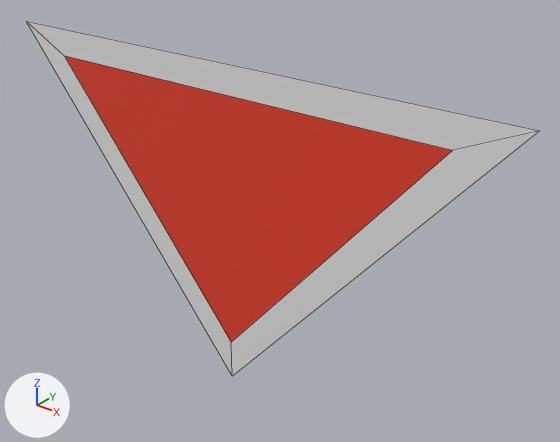
Two versions of the FBX model Assets/Models/triangle.fbx, one commit apart.
The view is the same before and after, from a 50 mm camera at (0.801, -0.86, 0.581) aimed at (0.063, 0.063, 0.009). Lighting does not change. The marker at lower left points along +X, +Y and +Z. Mesh edges are drawn as thin lines. Where no turn or scale is listed for an object, it has been applied to the vertices.

Names of what the first picture shows: 'Triangle'.
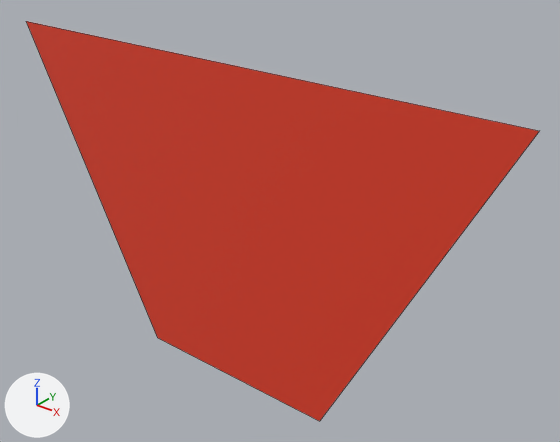
Location of each change, (x1, y1, x2, y2) in pixels of the pictures (560 x 442 px):
'Triangle', reshaped (13% taller): before (26, 21, 539, 376); after (26, 21, 539, 421)

Diff of the bpy script that builds the scene:
```diff
--- a/Assets/Models/triangle.fbx.py
+++ b/Assets/Models/triangle.fbx.py
@@ me_plane_003 @@
 me_plane_003.from_pydata(...)  # 6 vertices, 4 faces; spans x -0.5..0.5, y 0.0, z -0.306..0.281
 # used by ob_triangle; location = (0.0, 0.0, 0.0)
 # verts and faces of me_plane_003; kept vertices keep their numbers, new ones are numbered from 6
 # before: 0 (0.0, 0.0, -0.306) at pixel (232, 376), 1 (-0.5, 0.0, 0.281) at pixel (26, 21), 2 (0.5, 0.0, 0.281) at pixel (539, 130), 3 (-0.394, 0.0, 0.232) at pixel (64, 55), 4 (0.0, 0.0, -0.23) at pixel (231, 342)
 # before: 5 (0.394, 0.0, 0.232) at pixel (452, 150)
+# me_plane_003 part 1
+delete_vertices([0, 3, 4, 5])  # with the faces that use them
+verts[6] = (-0.2, 0.0, -0.306)  # pixel (157, 337)
+verts[7] = (0.2, 0.0, -0.306)  # pixel (319, 421)
+faces += [(1, 2, 7, 6)]
 me_plane_003.materials.append(mat_material)
-me_plane_003.materials.append(mat_material_001)  # white #e7e7e7
```
